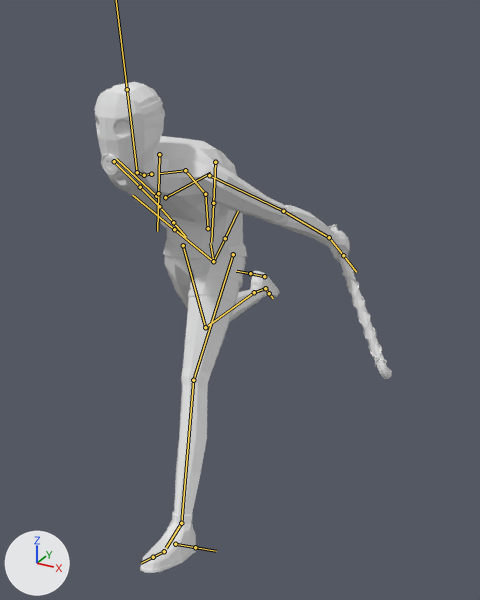
The FBX model GroepC_UnityProject/Assets/Art/Dev Objects/animations/Charachter test/animated boy.fbx as it was, and as the next commit left it.
One viewpoint serves both versions: a camera (50 mm lens) standing at (1.21, -1.93, 1.84) and looking at (0.13, 0.02, 0.86). Every picture has the same lights, and +X, +Y and +Z are marked at lower left. Both versions are drawn at frame 1 of the action 'metarig|base.001'; the numbers are the values there. The bones that bend it are drawn over the model as lines.

Objects in the first picture: 'Enemy', 'EnemyMask', 'EnemyPants', 'EnemyShoeLeft', 'EnemyShoeRight', 'EnemyWeapon'.
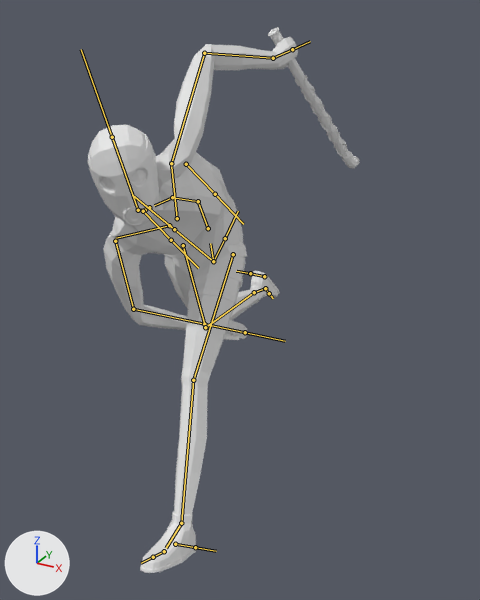
What the commit changed:
Bone 'spine.001' (bone_spine_001) turns from (-2, 0, 0) to (21, 0, 0) degrees about its own x, y and z.
Bone 'spine.003' (bone_spine_003) turns from (33, -1, 1) to (19, 49, 2) degrees about its own x, y and z.
Bone 'spine.006' (bone_spine_006) turns from (-41, 1, 1) to (-17, -13, -34) degrees about its own x, y and z.
Bone 'shoulder.L' (bone_shoulder_l) turns from (0, 0, 0) to (19, -8, 8) degrees about its own x, y and z.
Bone 'upper_arm.L' (bone_upper_arm_l) turns from (23, 15, 3) to (-101, 72, -79) degrees about its own x, y and z.
Bone 'forearm.L' (bone_forearm_l) turns from (-27, -48, 26) to (34, -51, 33) degrees about its own x, y and z.
Bone 'hand.L' (bone_hand_l) turns from (0, 0, 0) to (-19, -6, -3) degrees about its own x, y and z.
Bone 'upper_arm.R' (bone_upper_arm_r) turns from (23, -15, -3) to (46, 34, 2) degrees about its own x, y and z.
Bone 'forearm.R' (bone_forearm_r) turns from (-27, 48, -26) to (-9, 47, 48) degrees about its own x, y and z.

Boxes [x1, y1, x2, y2] around the edits, measured in the pictures (480 x 600 px):
'Enemy', posed
    before: [107, 82, 350, 266]
    after: [89, 37, 298, 340]
'EnemyMask', posed
    before: [95, 88, 165, 181]
    after: [88, 132, 159, 227]
'EnemyWeapon', posed (48% wider, 8% shorter)
    before: [329, 224, 391, 379]
    after: [268, 27, 360, 169]
bone 'spine.001', root to tip
    before: (208, 228) to (205, 194)
    after: (208, 228) to (198, 201)
bone 'spine.003', root to tip
    before: (185, 170) to (159, 173)
    after: (172, 197) to (154, 205)
bone 'spine.006', root to tip
    before: (137, 172) to (127, 89)
    after: (138, 210) to (112, 137)
bone 'shoulder.L', root to tip
    before: (165, 197) to (210, 173)
    after: (177, 218) to (171, 161)
bone 'upper_arm.L', root to tip
    before: (209, 175) to (283, 211)
    after: (171, 163) to (204, 53)
bone 'forearm.L', root to tip
    before: (283, 211) to (329, 237)
    after: (204, 53) to (273, 58)
bone 'hand.L', root to tip
    before: (329, 237) to (343, 255)
    after: (273, 58) to (292, 49)
bone 'upper_arm.R', root to tip
    before: (114, 161) to (140, 187)
    after: (115, 241) to (133, 309)
bone 'forearm.R', root to tip
    before: (140, 187) to (159, 206)
    after: (133, 309) to (204, 324)
